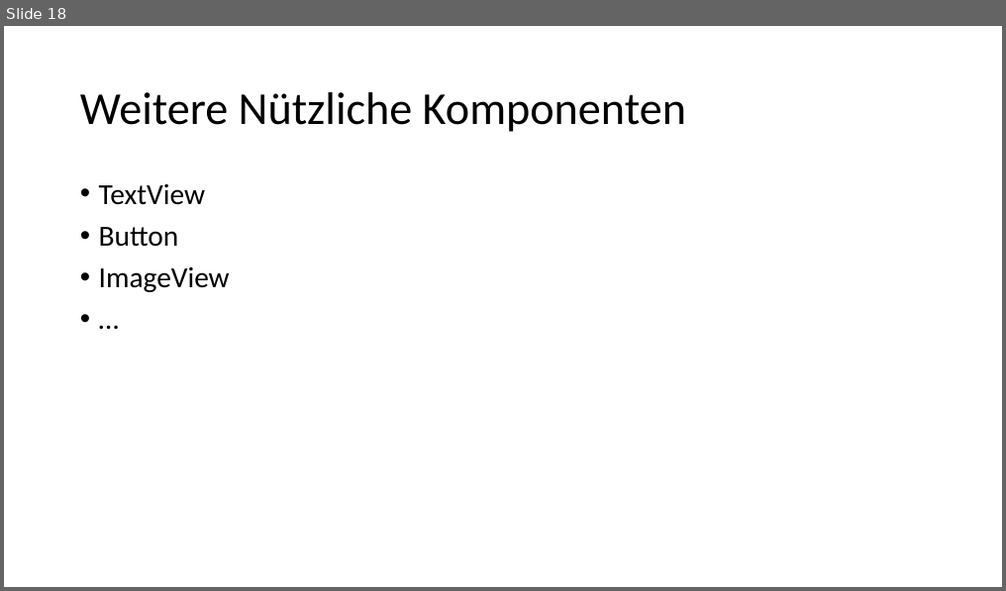
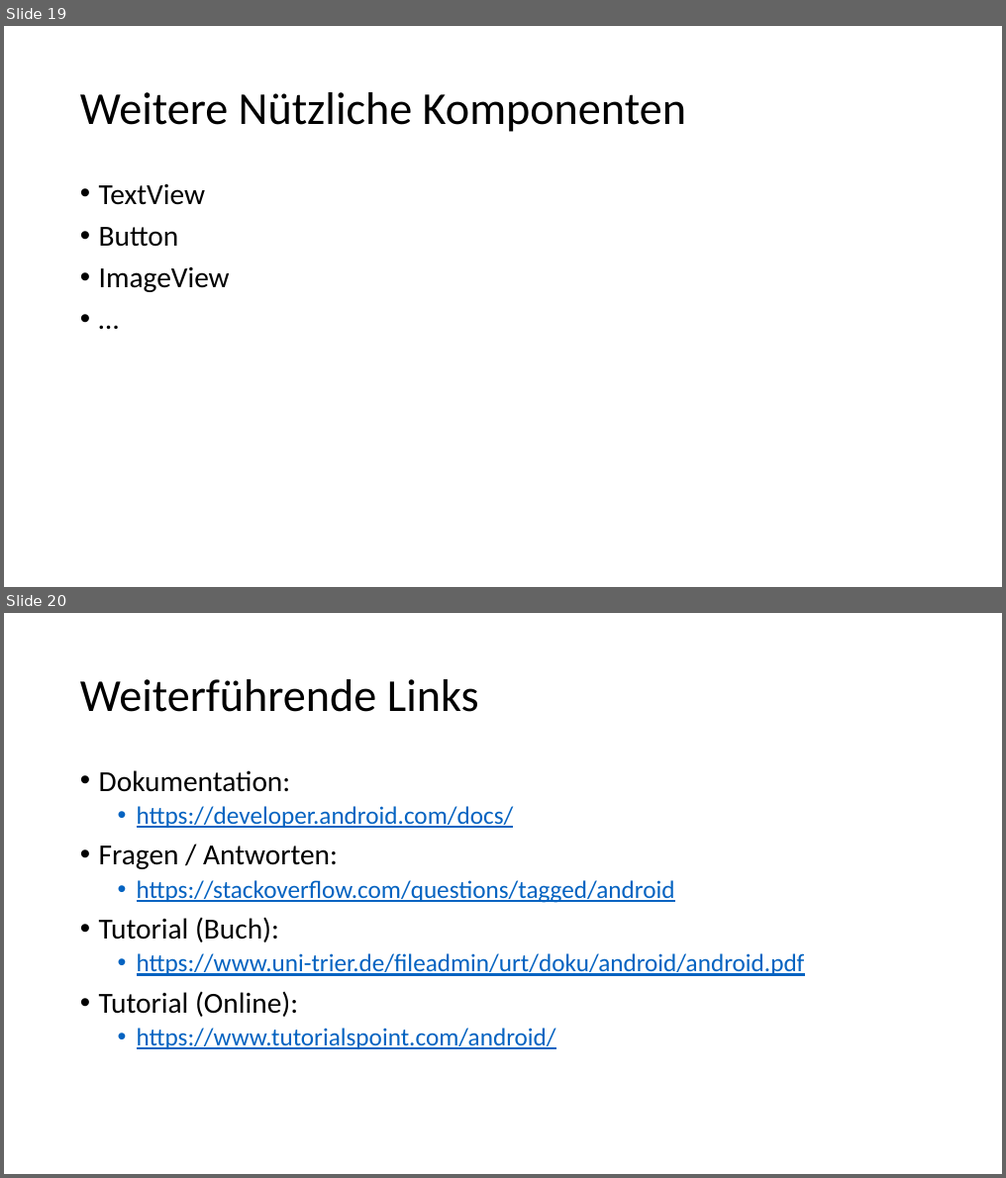
Before and after one commit to desombre/java_examples, a slide deck: Android_UI.pptx. Shown one above the other, each under a label of ours: slide 18 before the commit, slides 19 and 20 after it. The pictures are 1006x591 and 1006x1178 pixels, drawn with LibreOffice and Linux fonts; fonts in the diff are those of the drawing. Boxes give left, top, right and bottom in pixels: in the first picture for what was removed or moved away, otherwise in the second. Text is boxed around its words. In the diff, an @@ line names an element or a change of style, - is before the commit and + after.

Commit message:
added: final version of android ui presentation

```diff
--- a/Android_UI.pptx
+++ b/Android_UI.pptx
@@ slide 20 added at <box>4,613,1002,1174</box>, background #FFFFFF @@
@@ title added at <box>80,679,479,712</box>, 44 pt, text #000000 @@
+Weiterführende Links
@@ text added at <box>99,770,805,1050</box>, 24 pt, text #0563C1, underline @@
+• Dokumentation:
+  • https://developer.android.com/docs/
+• Fragen / Antworten:
+  • https://stackoverflow.com/questions/tagged/android
+• Tutorial (Buch):
+  • https://www.uni-trier.de/fileadmin/urt/doku/android/android.pdf
+• Tutorial (Online):
+  • https://www.tutorialspoint.com/android/
@@ what was slide 18 is now slide 19 @@
```
Also in this commit, not shown: 5 slides changed, 2 other slides added, 1 slide removed.
